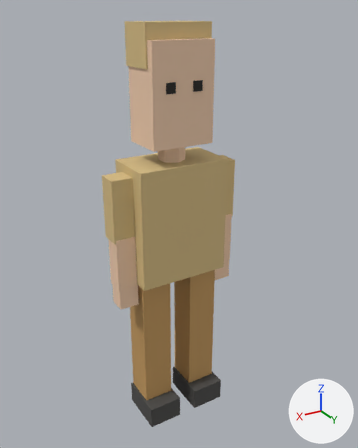
The glTF model assets/visitors/visitor_twin_kid_girl_25.glb, before and after one commit.
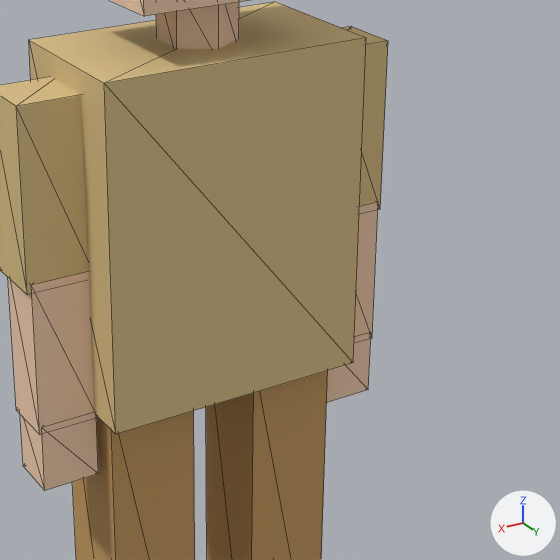
There are two pictures of each version: one whole from a 50 mm camera at (0.686, 1.175, 1.236) aimed at (-0.012, 0.012, 0.655), one close up on the part from 30% to 82% of the width and 33% to 74% of the height. The lights are fixed; the arrows at lower right show +X, +Y and +Z. The older version's two pictures come first. The close-ups show mesh edges as thin lines. Vertices at exactly the same position are counted once.

In view in the first close-up: 'SM_visitors_visitor_twin_kid_girl_25'.
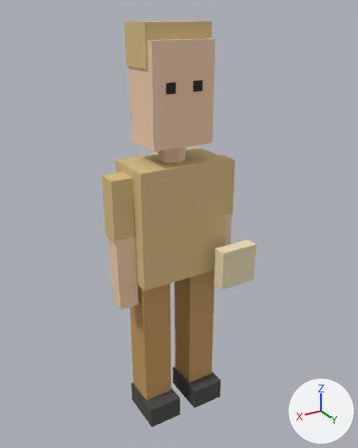
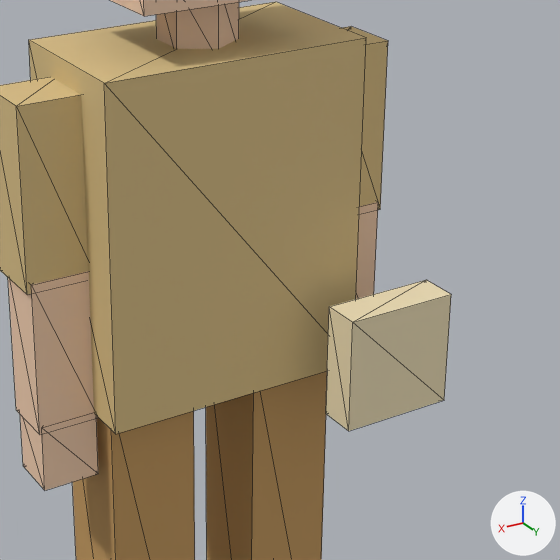
The newer file is also turned or shifted as a whole; pictures and numbers use the older file's frame.

What the commit changed:
me_sm_visitors_visitor_twin_kid_girl_25 is used by ob_sm_visitors_visitor_twin_kid_girl_25; location (0.0, 0.0, 0.0).
me_sm_visitors_visitor_twin_kid_girl_25 had 132 vertices, 200 faces and spanned x -0.201..0.201, y -0.087..0.087, z 0.0..1.211.
me_sm_visitors_visitor_twin_kid_girl_25 now has 140 vertices, 212 faces and spans x -0.201..0.201, y -0.087..0.145, z 0.0..1.211.
me_sm_visitors_visitor_twin_kid_girl_25 part 1: a new loose piece, a box spanning x -0.201..-0.081, y 0.105..0.145, z 0.476..0.596, in mat_mat_palette (picture img_palette).
Other edits to the shape of me_sm_visitors_visitor_twin_kid_girl_25 do not show in these pictures.

Location of each change, [x1, y1, x2, y2] in pixels of the close-ups (560 x 560 px):
'SM_visitors_visitor_twin_kid_girl_25', reshaped
    before: [0, 0, 388, 560]
    after: [0, 0, 451, 560]
part 1 of me_sm_visitors_visitor_twin_kid_girl_25, added (beige)
    after: [326, 280, 451, 431]
